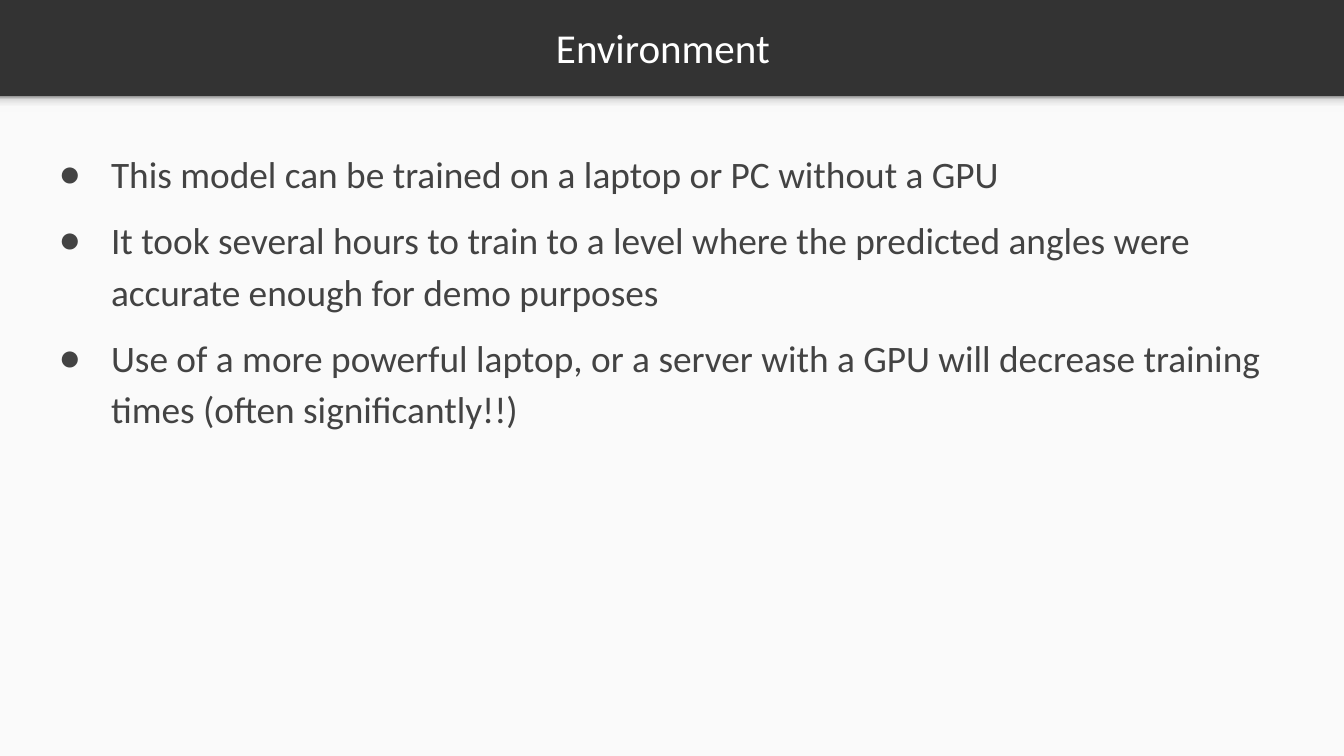
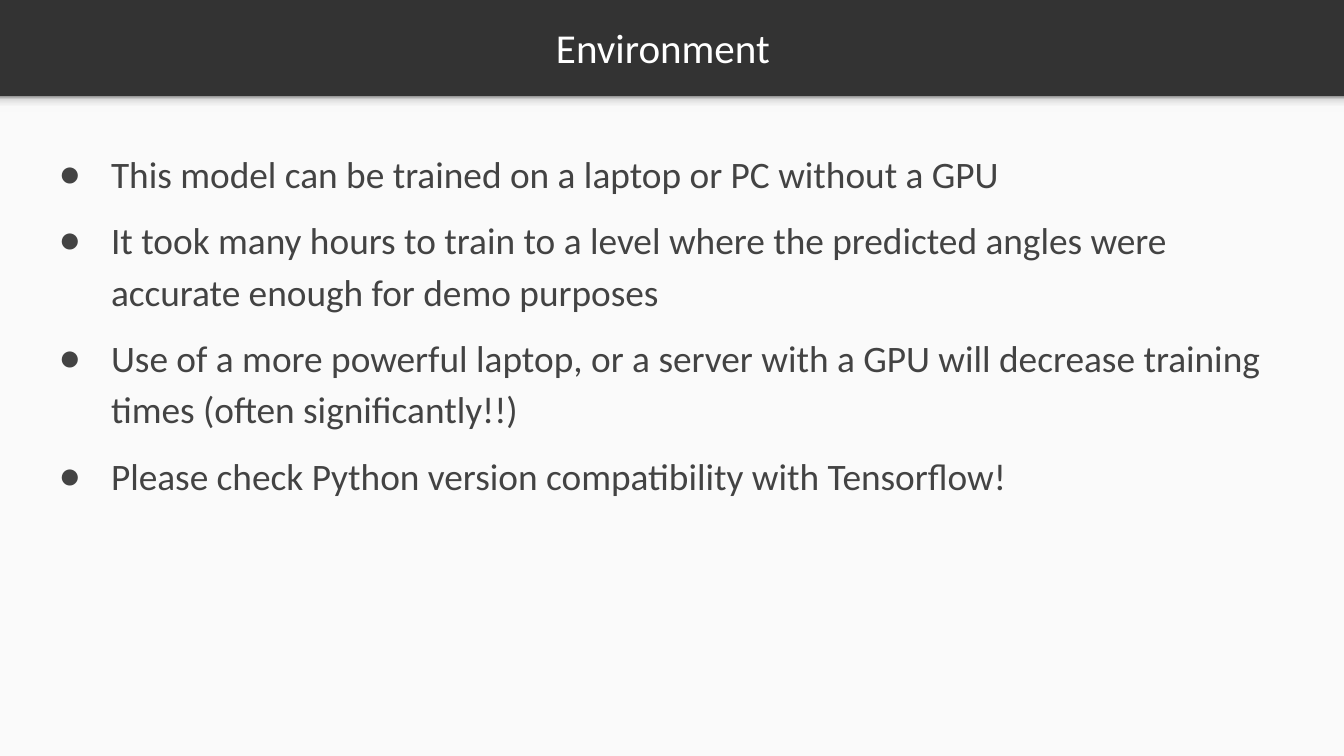
Before and after one commit to markstrefford/1.-Learning-Python-AI-by-Example, a slide deck: slide 10 of 4. Predicting the steering angle of a car/Slides/4.1.pptx. Drawn at 1344x756 pixels with LibreOffice and Linux fonts; fonts in the diff are those of the drawing. Boxes give left, top, right and bottom in pixels: in the first picture for what was removed or moved away, otherwise in the second. Text is boxed around its words. In the diff, an @@ line names an element or a change of style, - is before the commit and + after.

```diff
--- a/4. Predicting the steering angle of a car/Slides/4.1.pptx
+++ b/4. Predicting the steering angle of a car/Slides/4.1.pptx
@@ text at bbox=[111, 228, 1167, 313]: text changed @@
-● It took several hours to train to a level where the predicted angles were accurate enough for demo purposes
+● It took many hours to train to a level where the predicted angles were accurate enough for demo purposes
@@ text at bbox=[111, 464, 1006, 496]: paragraph added @@
+● Please check Python version compatibility with Tensorflow!
```
Also in this commit, not shown: 1 other slide changed, 2 other files.
